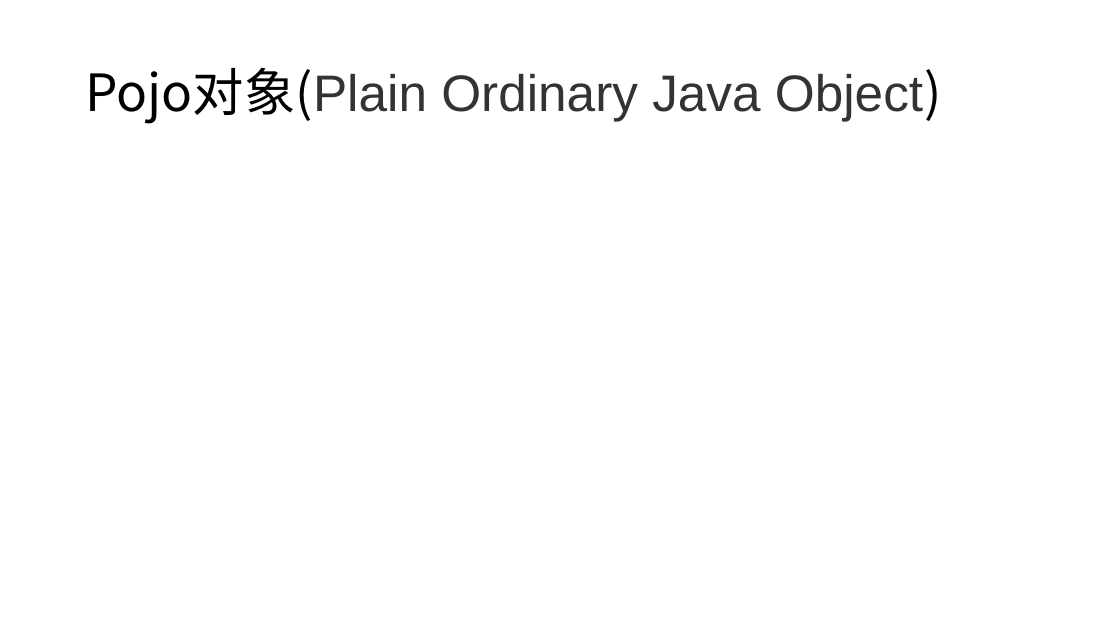
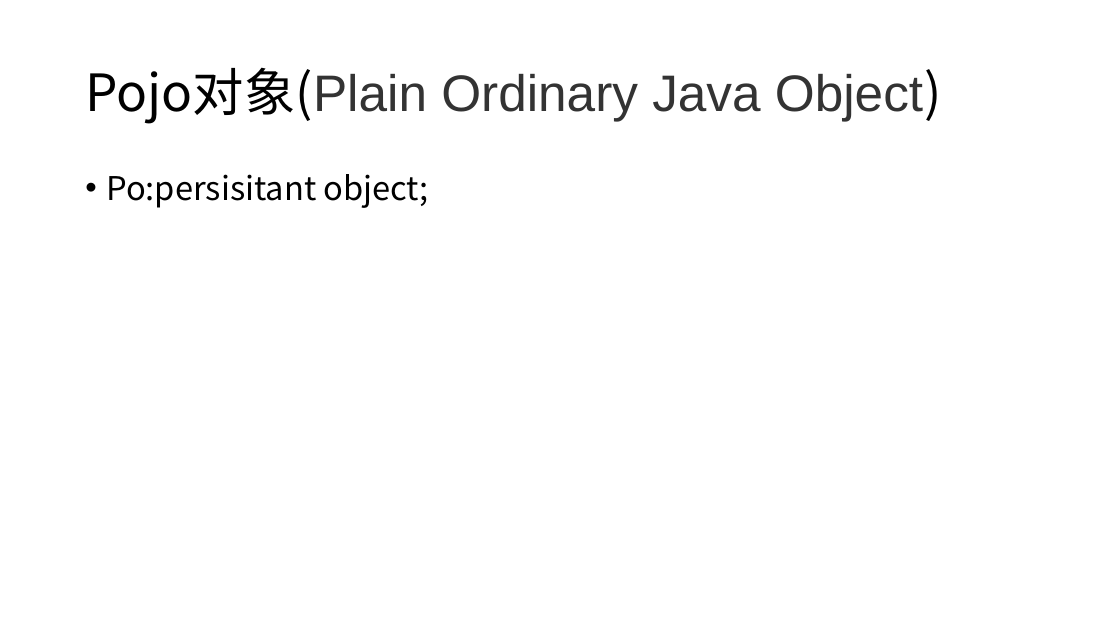
Before and after one commit to FireAndWin/SmartDiary, a slide deck: slide 8 of 文档/工程文档/第三次会议.pptx. Drawn at 1120x630 pixels with LibreOffice and Linux fonts; fonts in the diff are those of the drawing. Boxes give left, top, right and bottom in pixels: in the first picture for what was removed or moved away, otherwise in the second. Text is boxed around its words. In the diff, an @@ line names an element or a change of style, - is before the commit and + after.

```diff
--- a/文档/工程文档/第三次会议.pptx
+++ b/文档/工程文档/第三次会议.pptx
@@ text added at [106, 174, 429, 208], 28 pt, text #000000 @@
+• Po:persisitant object;
```
Also in this commit, not shown: 2 other slides changed, 7 other files.
